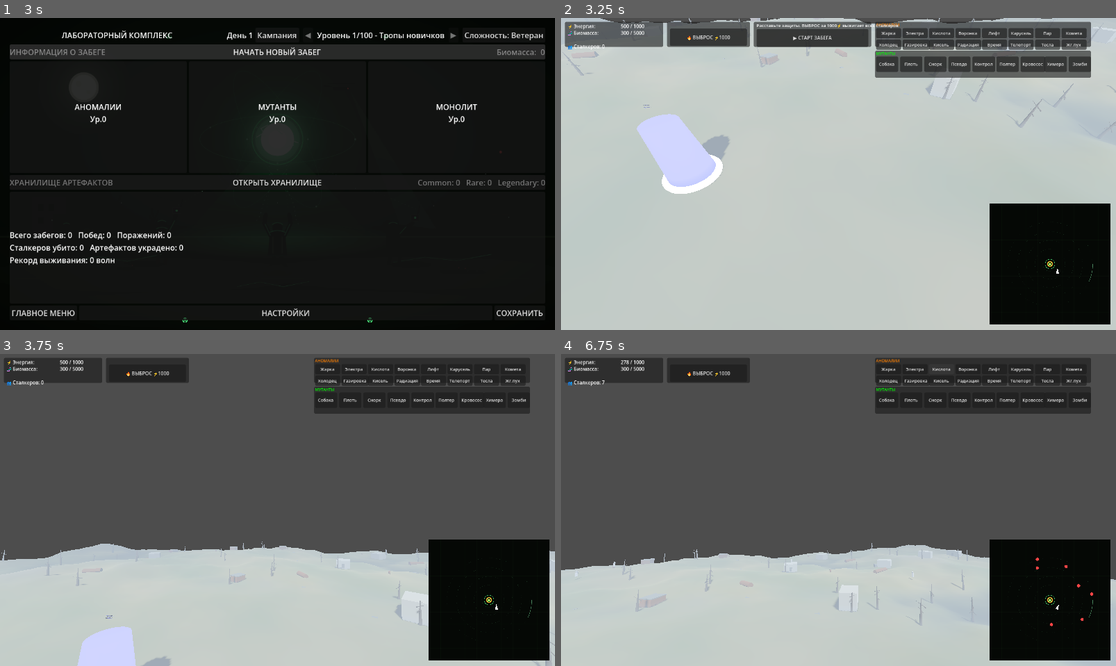
Above: before the commit, frames 1-4 (two rows, left to right).
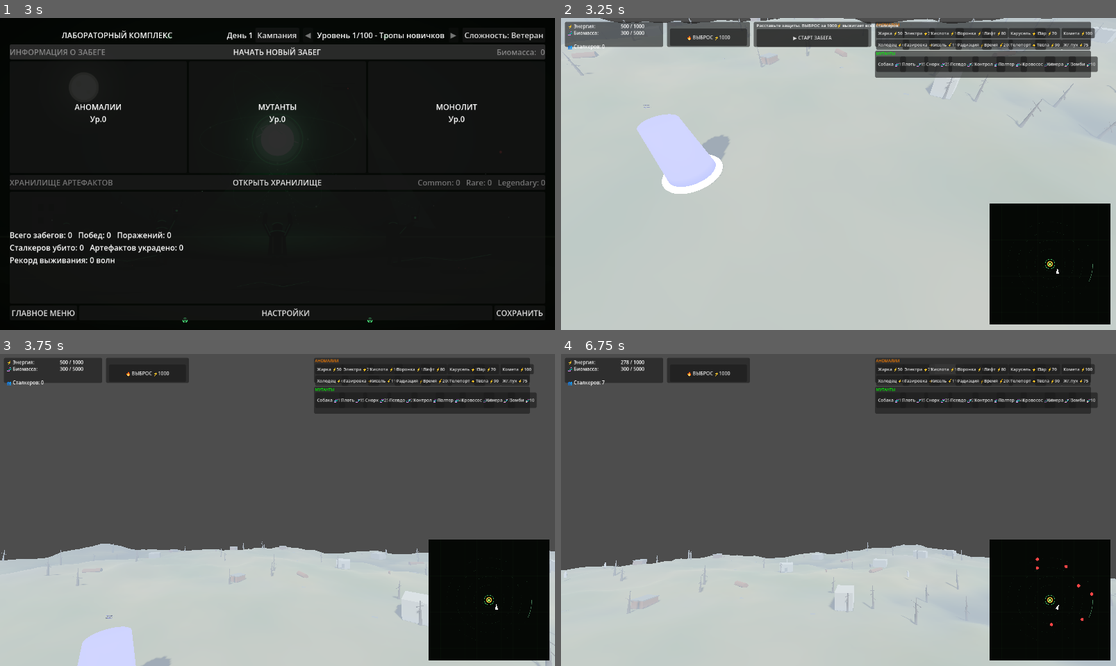
Above: after the commit, the same moments.

Repository: MisStiCc/StalkerRevert
Game: Godot game, scene res://scenes/ui/main_menu.tscn
Two runs of this game, one before a commit and one after it. Both use one fixed random seed, a clock stepped at 60 frames per second and the inputs below.
Inputs:
- Up to frame 1 (3 s): click "НОВАЯ ИГРА" at 0.5 s; click "ГЛАВНОЕ МЕНЮ" at 1.25 s; click "НОВАЯ ИГРА" at 2 s; click "НАЧАТЬ НОВЫЙ ЗАБЕГ" at 2.75 s
- Up to frame 2 (3.25 s): no input
- Up to frame 3 (3.75 s): click "▶ СТАРТ ЗАБЕГА" at 3.5 s
- Up to frame 4 (6.75 s): click "🔥 ВЫБРОС ⚡1000" at 4.25 s; click "Жарка" (after the commit: "Жарка ⚡50") at 5 s; click "Электра" (after the commit: "Электра ⚡75") at 5.75 s; click "Кислота" (after the commit: "Кислота ⚡100") at 6.5 s

Frame 1 is identical in both runs. In frame 2, 1.0% of the frame differs, in the area x 57-97%, y 3-18%; in frame 3, 0.7%; in frame 4, 1.4%, in the area x 0-100%, y 3-88%.

Commit message:
feat: ценники на кнопках, граница мира, честная парабола химеры, НАЗАД загрузки
- кнопка НАЗАД экрана загрузки никогда не была подключена к
  _on_back_pressed - подключена
- ценники на всех 25 кнопках из реальных цен менеджеров
  (аномалии от anomaly_manager, мутанты от spawn_manager -
  с учётом скидок лаборатории): Жарка ⚡50, Собака 🧬15 ...
- прыжок химеры: рукописная кривая velocity.y = 8 - 2t заменена
  честной баллистикой (горизонталь фиксируется на весь прыжок,
  вертикаль - только гравитация) - траектория настоящая парабола
- граница мира Helpers.WORLD_LIMIT = 165м: кламп сталкеров
  (base _physics_process), мутантов, камеры и точек спавна -
  за периметр больше не уйти и не заспавниться

Проверено headless: Жарка ⚡50 / Собака 🧬15 на кнопках; сталкер
за периметром (x=500) клампится к 163.7; НАЗАД закрывает загрузку;
волна 15/15 на рельефе.

Diff:
--- a/entities/mutants/chimera.gd
+++ b/entities/mutants/chimera.gd
@@ -12,6 +12,8 @@
 var is_leaping: bool = false
 var leap_target: Vector3
 var leap_time: float = 0.0
+var _leap_vx: float = 0.0
+var _leap_vz: float = 0.0
 
 func _ready():
 	health = 250.0
@@ -96,22 +98,30 @@
 	leap_target = target_stalker.global_position
 	leap_time = 0.0
 
+	# Честная баллистика: горизонтальную скорость фиксируем на весь прыжок,
+	# вертикальную - из времени полёта и гравитации (настоящая парабола)
+	var to_target = leap_target - global_position
+	var flight_time = max(to_target.length() / (speed * 2.0), 0.45)
+	_leap_vx = to_target.x / flight_time
+	_leap_vz = to_target.z / flight_time
+	velocity.y = 0.5 * gravity * flight_time + 3.0
+
 	leap_timer.start()
 
 
 func _handle_leap(delta):
 	leap_time += delta
 
-	if is_instance_valid(target_stalker):
-		leap_target = target_stalker.global_position
-
-	var direction = (leap_target - global_position).normalized()
-	velocity = direction * speed * 3.0
-	velocity.y = 8.0 - (leap_time * 2.0)
+	# Гравитация - единственная вертикальная сила: траектория - парабола
+	velocity.x = _leap_vx
+	velocity.z = _leap_vz
+	velocity.y -= gravity * delta
 
 	move_and_slide()
 
-	if is_on_floor() or global_position.distance_to(leap_target) < 2.0 or leap_time > 1.5:
+	if velocity.y < 0.0 and is_on_floor():
+		_land()
+	elif leap_time > 2.0:
 		_land()
 
 
--- a/entities/stalkers/base_stalker.gd
+++ b/entities/stalkers/base_stalker.gd
@@ -110,6 +110,10 @@
 		velocity.z = 0
 		move_and_slide()
 
+	# Граница мира ( Helpers.WORLD_LIMIT ) - периметр не выпускает
+	global_position.x = clampf(global_position.x, -Helpers.WORLD_LIMIT, Helpers.WORLD_LIMIT)
+	global_position.z = clampf(global_position.z, -Helpers.WORLD_LIMIT, Helpers.WORLD_LIMIT)
+
 
 func _update_effects(delta):
 	if is_stunned:
--- a/managers/spawn_manager.gd
+++ b/managers/spawn_manager.gd
@@ -402,6 +402,9 @@
 		return null
 
 	var mutant = scene.instantiate()
+	# Спавн не за периметром Зоны
+	position.x = clampf(position.x, -Helpers.WORLD_LIMIT, Helpers.WORLD_LIMIT)
+	position.z = clampf(position.z, -Helpers.WORLD_LIMIT, Helpers.WORLD_LIMIT)
 	mutant.position = position
 
 	if mutant.has_method("set_health_multiplier"):
--- a/ui/hud/hud.gd
+++ b/ui/hud/hud.gd
@@ -75,6 +75,7 @@
 	_connect_buttons()
 	_setup_sounds()
 	_load_minimap()
+	_apply_prices()
 
 	print("HUD инициализирован")
 
@@ -87,6 +88,36 @@
 		minimap_art.texture = load(MAP_PATH)
 	else:
 		minimap_art.visible = false
+
+
+func _apply_prices():
+	"""Ценники на кнопках из реальных цен менеджеров (со скидками лаборатории)"""
+	if not zone_controller:
+		return
+	var am = zone_controller.get("anomaly_manager")
+	var sm = zone_controller.get("spawn_manager")
+	var anomalies = {
+		fire_button: "heat_anomaly", electric_button: "electric_anomaly",
+		acid_button: "acid_anomaly", vortex_button: "gravity_vortex",
+		lift_button: "gravity_lift", whirlwind_button: "gravity_whirlwind",
+		steam_button: "thermal_steam", comet_button: "thermal_comet",
+		jelly_button: "chemical_jelly", gas_button: "chemical_gas",
+		acid_cloud_button: "chemical_acid_cloud", radiation_button: "radiation_hotspot",
+		time_button: "time_dilation", teleport_button: "teleport",
+		tesla_button: "electric_tesla", fluff_button: "bio_burning_fluff",
+	}
+	var mutants = {
+		dog_button: "dog_mutant", flesh_button: "flesh", snork_button: "snork_mutant",
+		pseudodog_button: "pseudodog", controller_button: "controller_mutant",
+		poltergeist_button: "poltergeist", bloodsucker_button: "bloodsucker",
+		chimera_button: "chimera", zombie_button: "zombie",
+	}
+	for btn in anomalies:
+		var cost: int = int(am.get_anomaly_cost(anomalies[btn])) if am else 0
+		btn.text = btn.text + " ⚡" + str(cost)
+	for btn in mutants:
+		var cost: int = int(sm.get_mutant_cost(mutants[btn])) if sm else 0
+		btn.text = btn.text + " 🧬" + str(cost)
 
 
 func _connect_buttons():
--- a/ui/main_menu/main_menu.gd
+++ b/ui/main_menu/main_menu.gd
@@ -19,6 +19,7 @@
 @onready var title_label: Label = $VBox/Title
 @onready var cover_art: TextureRect = $CoverArt
 @onready var back_button: Button = $SettingsScreen/Panel/BackButton
+@onready var load_back_button: Button = $LoadScreen/Panel/VBox/BackButton
 @onready var music_slider: HSlider = $SettingsScreen/Panel/MusicSlider
 @onready var sfx_slider: HSlider = $SettingsScreen/Panel/SfxSlider
 
@@ -56,6 +57,7 @@
 	settings_button.pressed.connect(_on_settings_pressed)
 	quit_button.pressed.connect(_on_quit_pressed)
 	back_button.pressed.connect(_on_back_pressed)
+	load_back_button.pressed.connect(_on_back_pressed)
 
 
 func _setup_settings():
--- a/utils/helpers.gd
+++ b/utils/helpers.gd
@@ -1,6 +1,9 @@
 # utils/helpers.gd
 extends Node
 class_name Helpers
+
+## Жёсткая граница мира по XZ (периметр + запас на кламп камер)
+const WORLD_LIMIT: float = 165.0
 
 
 static func format_number(value: float, decimals: int = 0) -> String:
--- a/zones/zone_controller.gd
+++ b/zones/zone_controller.gd
@@ -417,10 +417,14 @@
 	query.collision_mask = 1
 	var result = space.intersect_ray(query)
 	if result:
-		return result.position
-
-	# Рельеф не найден (чанк не загружен) - fallback на плоскость земли
-	return Vector3(point.x, 0.0, point.z)
+		point = result.position
+	else:
+		point.y = 0.0
+
+	# Не размещаем за периметром Зоны
+	point.x = clampf(point.x, -Helpers.WORLD_LIMIT, Helpers.WORLD_LIMIT)
+	point.z = clampf(point.z, -Helpers.WORLD_LIMIT, Helpers.WORLD_LIMIT)
+	return point
 
 
 # ==================== ОБРАБОТЧИКИ МЕНЕДЖЕРОВ ====================
